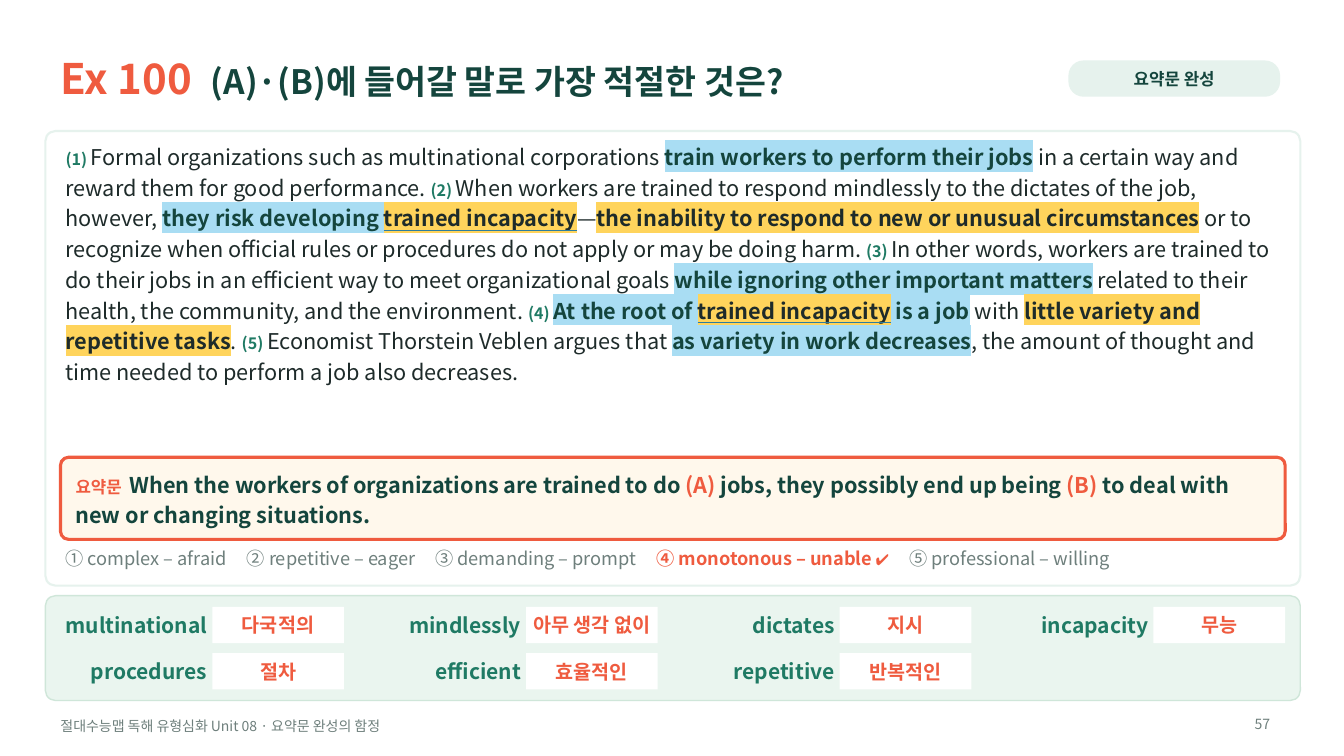
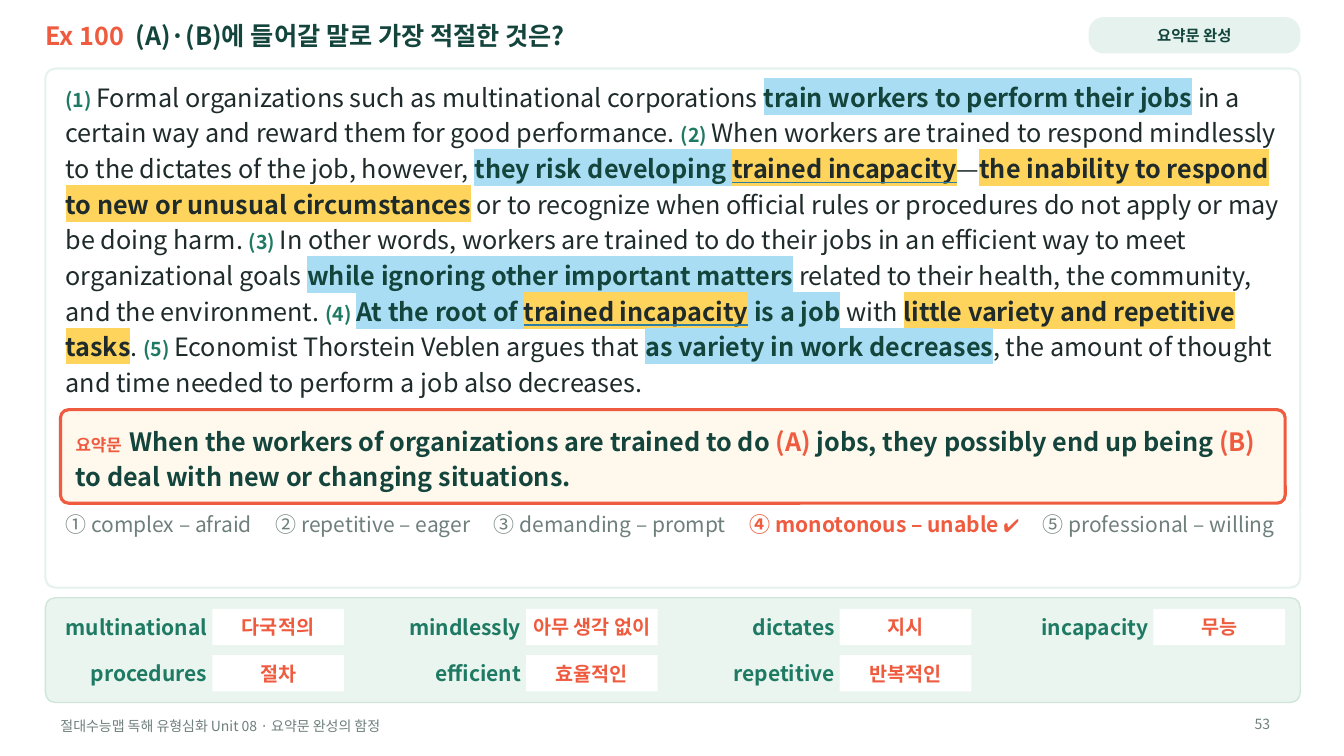
Before and after one commit to HUFSDavid/HUFSDavid, a slide deck: slide 53 of 절대수능맵_독해유형심화_Unit08_수업PPT.pptx (slide 57 before the commit). Drawn at 1344x756 pixels with LibreOffice and Linux fonts; fonts in the diff are those of the drawing. Boxes give left, top, right and bottom in pixels: in the first picture for what was removed or moved away, otherwise in the second. Text is boxed around its words. In the diff, an @@ line names an element or a change of style, - is before the commit and + after.

```diff
--- a/절대수능맵_독해유형심화_Unit08_수업PPT.pptx
+++ b/절대수능맵_독해유형심화_Unit08_수업PPT.pptx
@@ text "Ex 100 (A)·(B)에 들어갈 말로 ...": place and size @@
-text "Ex 100 (A)·(B)에 들어갈 말로 ..." at box(60, 63, 783, 101)
+text "Ex 100 (A)·(B)에 들어갈 말로 ..." at box(45, 24, 565, 50)
@@ text "Ex 100 (A)·(B)에 들어갈 말로 ..." at box(45, 24, 565, 50): size 30 to 18 pt in "Ex 100"; size 24 to 18 pt in "(A)·(B)에 들어갈 말로 가장 적절한 것은?" @@
@@ rounded rectangle "요약문 완성": place and size @@
-rounded rectangle "요약문 완성" at box(1069, 60, 1280, 97)
+rounded rectangle "요약문 완성" at box(1089, 17, 1301, 53)
@@ rounded rectangle "요약문 완성" at box(1089, 17, 1301, 53): size 12 to 11 pt @@
@@ rounded rectangle: place and size @@
-rounded rectangle at box(45, 131, 1301, 586)
+rounded rectangle at box(45, 69, 1301, 588)
@@ rounded rectangle at box(45, 69, 1301, 588): proportions changed @@
@@ text "(1) Formal organizations such as ...": place and size @@
-text "(1) Formal organizations such as ..." at box(66, 143, 1270, 385)
+text "(1) Formal organizations such as ..." at box(66, 86, 1279, 398)
@@ text "(1) Formal organizations such as ..." at box(66, 86, 1279, 398): size 11.5 to 14 pt in "(1) (2) (3) (4) (5)"; size 15.5 to 18 pt @@
@@ rounded rectangle at box(60, 409, 1286, 503): proportions changed @@
@@ rounded rectangle: place and size @@
-rounded rectangle at box(60, 458, 1286, 539)
+rounded rectangle at box(60, 409, 1286, 503)
@@ text "요약문 When the workers of ...": place and size @@
-text "요약문 When the workers of ..." at box(76, 475, 1229, 529)
+text "요약문 When the workers of ..." at box(76, 430, 1255, 492)
@@ text "요약문 When the workers of ..." at box(76, 430, 1255, 492): size 15.5 to 18 pt @@
@@ text "① complex – afraid ② ...": place and size @@
-text "① complex – afraid ② ..." at box(66, 549, 1110, 570)
+text "① complex – afraid ② ..." at box(66, 514, 1275, 537)
@@ text "① complex – afraid ② ..." at box(66, 514, 1275, 537): size 13 to 15 pt; size 11 to 13 pt in "✔" @@
@@ page number at box(1255, 718, 1271, 729): text changed @@
-57
+53
```
Also in this commit, not shown: 23 other slides changed, 1 slide added, 5 slides removed, 5 other files.
